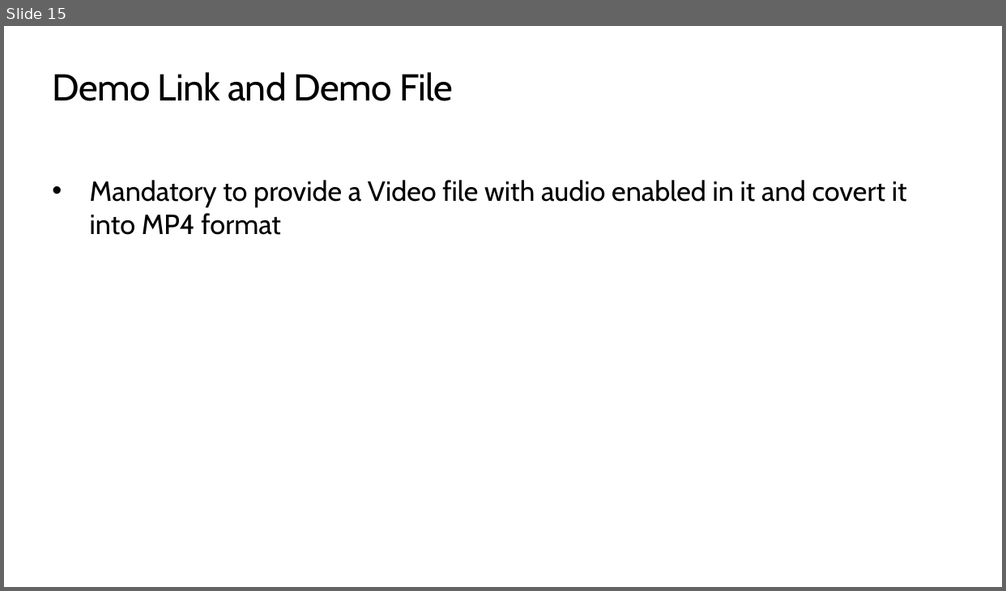
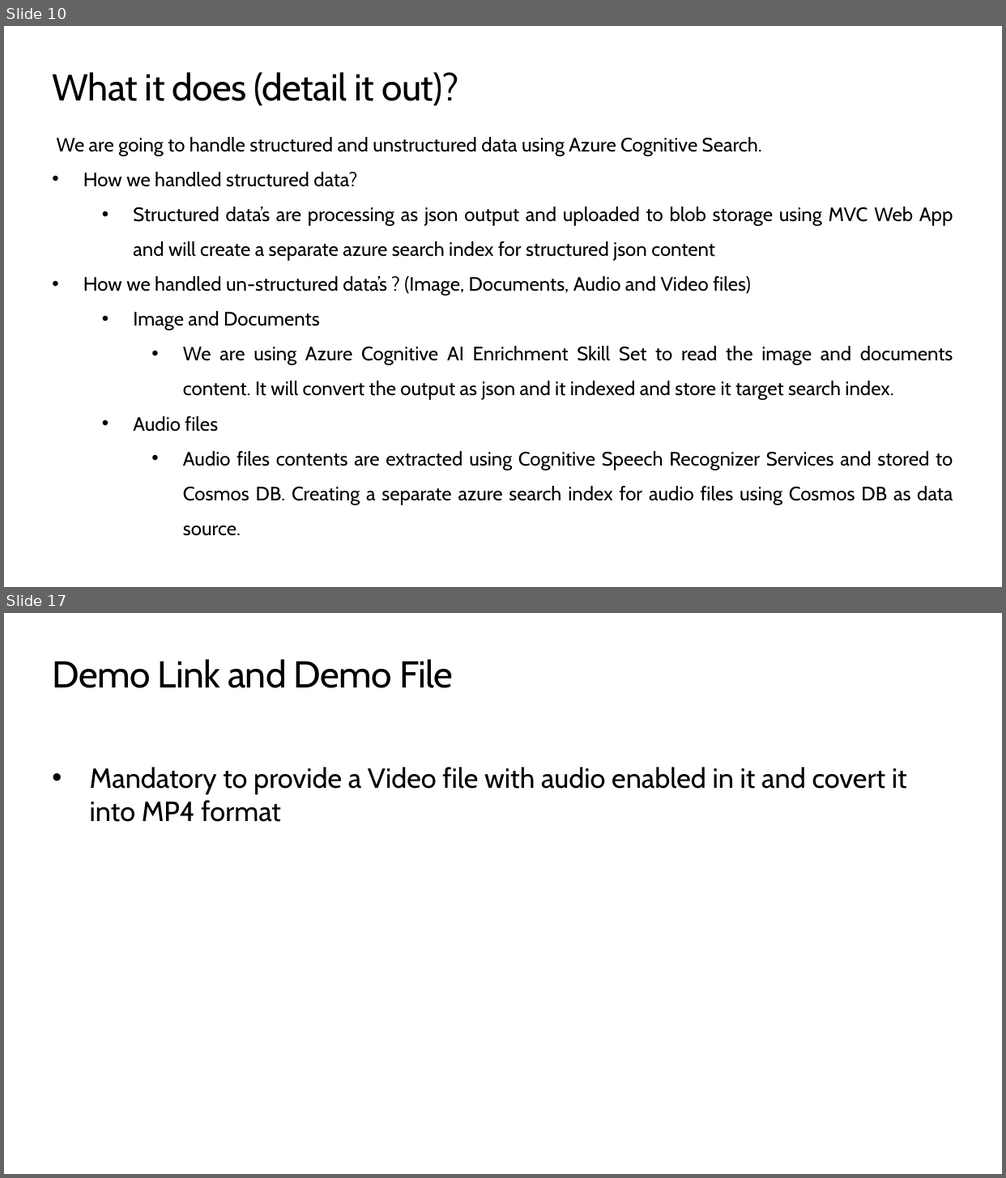
Before and after one commit to SABARISHV06/CaliberSearchService, a slide deck: Team Name_Caliber Presentation -Caliber 2020 Hack the Cloud finale presentation.pptx. Shown one above the other, each under a label of ours: slide 15 before the commit, slides 10 and 17 after it; the slides between them are not shown. The pictures are 1006x591 and 1006x1178 pixels, drawn with LibreOffice and Linux fonts; fonts in the diff are those of the drawing. Boxes give left, top, right and bottom in pixels: in the first picture for what was removed or moved away, otherwise in the second. Text is boxed around its words. In the diff, an @@ line names an element or a change of style, - is before the commit and + after.

```diff
--- a/Team Name_Caliber Presentation -Caliber 2020 Hack the Cloud finale presentation.pptx
+++ b/Team Name_Caliber Presentation -Caliber 2020 Hack the Cloud finale presentation.pptx
@@ slide 10 added at <box>4,26,1002,587</box>, background #FFFFFF @@
@@ title added at <box>52,72,458,106</box>, 27 pt, text #000000 @@
+What it does (detail it out)?
@@ text added at <box>57,137,953,536</box>, 14 pt, text #000000 @@
+We are going to handle structured and unstructured data using Azure Cognitive Search.
+• How we handled structured data?
+  • Structured data’s are processing as json output and uploaded to blob storage using MVC Web App and will create a separate azure search index for structured json content
+• How we handled un-structured data’s ? (Image, Documents, Audio and Video files)
+  • Image and Documents
+    • We are using Azure Cognitive AI Enrichment Skill Set to read the image and documents content. It will convert the output as json and it indexed and store it target search index.
+  • Audio files
+    • Audio files contents are extracted using Cognitive Speech Recognizer Services and stored to Cosmos DB. Creating a separate azure search index for audio files using Cosmos DB as data source.
@@ what was slide 15 is now slide 17 @@
```
Also in this commit, not shown: 9 slides changed, 6 other slides added, 5 slides removed.
